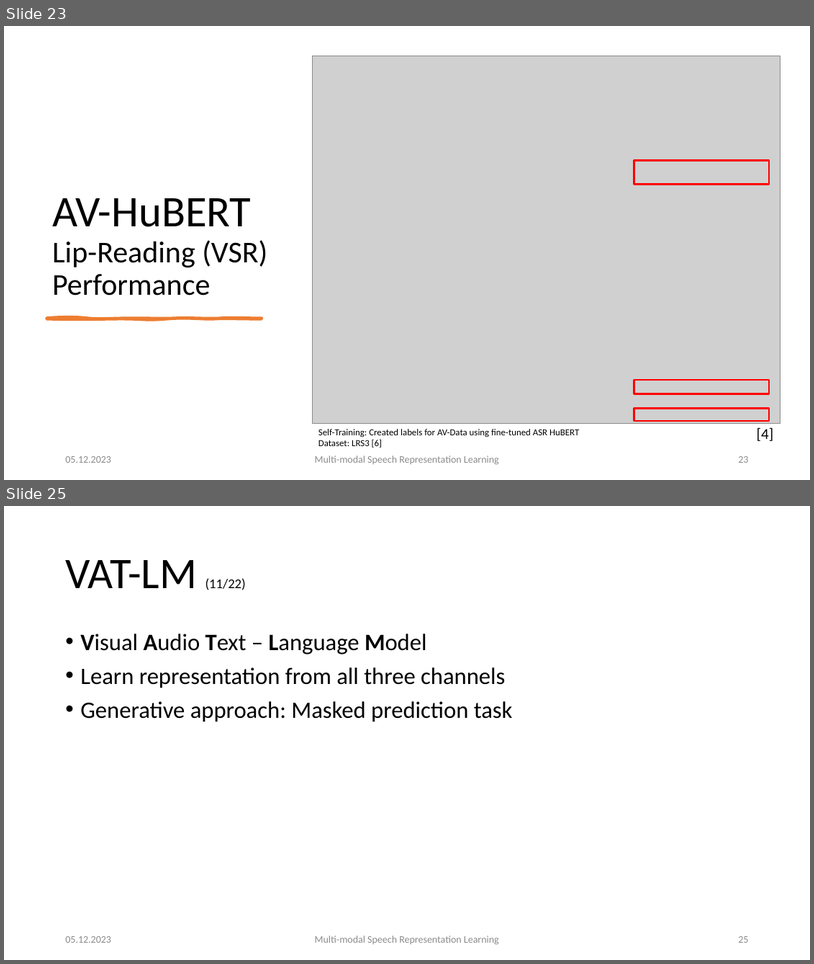
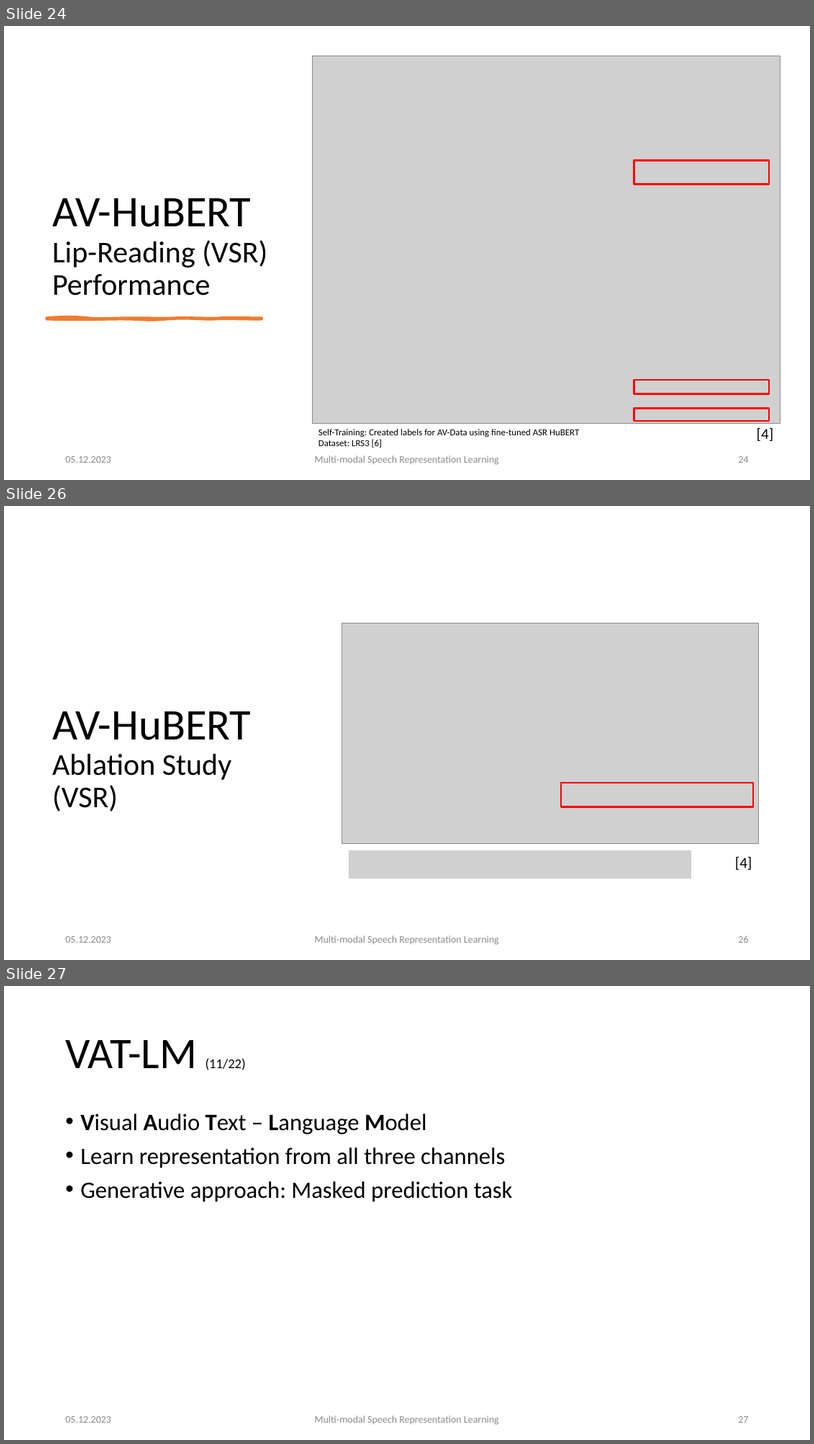
Before and after one commit to carlos-schmidt/nn-seminar, a slide deck: presentation.pptx. Shown one above the other, each under a label of ours: slides 23 and 25 before the commit, slides 24, 26 and 27 after it; the slides between them are not shown. The pictures are 814x964 and 814x1444 pixels, drawn with LibreOffice and Linux fonts; fonts in the diff are those of the drawing; grey boxes stand for pictures. Boxes give left, top, right and bottom in pixels: in the first picture for what was removed or moved away, otherwise in the second. Text is boxed around its words. In the diff, an @@ line names an element or a change of style, - is before the commit and + after.

Commit message:
Add some ablation studies

```diff
--- a/presentation.pptx
+++ b/presentation.pptx
@@ slide 26 added at box(4, 506, 810, 960), background #FFFFFF @@
@@ picture added at box(342, 623, 759, 843) @@
@@ title added at box(52, 711, 251, 811), 36 pt, text #000000 @@
+AV-HuBERT Ablation Study (VSR)
@@ rectangle added at box(561, 782, 754, 807), outline #FF0000 2.25 pt @@
@@ picture added at box(349, 850, 692, 879) @@
@@ text added at box(736, 856, 752, 870), 18 pt, text #000000 @@
+[4]
@@ text added at box(65, 936, 111, 942), 12 pt, text #8C8C8C @@
+05.12.2023
@@ text added at box(315, 935, 499, 944), 12 pt, text #8C8C8C @@
+Multi-modal Speech Representation Learning
@@ page number added at box(738, 936, 748, 942), 12 pt, text #8C8C8C @@
+26
@@ what was slide 23 is now slide 24 @@
@@ page number at box(738, 456, 748, 462): text changed @@
-23
+24
@@ what was slide 25 is now slide 27 @@
@@ page number at box(738, 1416, 748, 1422): text changed @@
-25
+27
```
Also in this commit, not shown: 14 slides changed, 2 other slides added.
